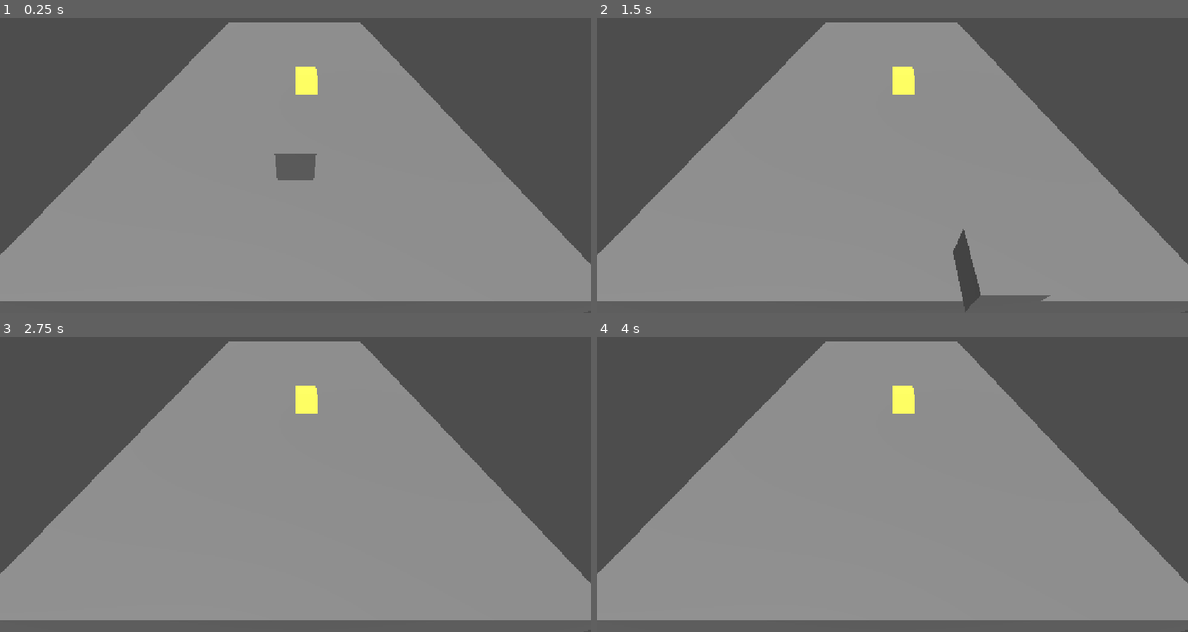
Above: before the commit, frames 1-4 (two rows, left to right).
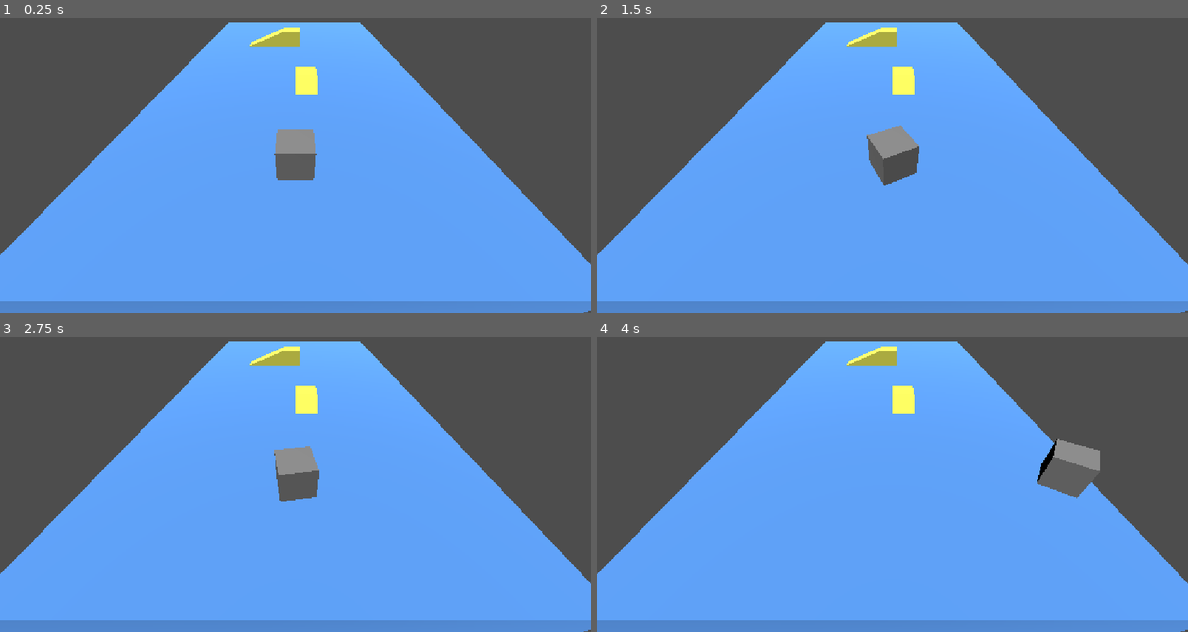
Above: after the commit, the same moments.

Repository: MauroEscalante-Hub/Linea-San-Gnomo
Game: Godot game, scene res://escena_para_pruebas.tscn
Two runs of this game, one before a commit and one after it. Both use one fixed random seed, a clock stepped at 60 frames per second and the inputs below. The project has no main scene, so this scene is started directly.
Inputs:
- Up to frame 1 (0.25 s): no input
- Up to frame 2 (1.5 s): tap Enter at 0.5 s; hold D (derecha) 0.53-1.28 s; hold S (frenar) 0.53-1.28 s; hold A (izquierda) from 1.28 s (still down); tap S (frenar) at 1.35 s
- Up to frame 3 (2.75 s): release A (izquierda) at 2.03 s; hold D (derecha) from 2.03 s (still down); hold S (frenar) from 2.03 s (still down)
- Up to frame 4 (4 s): release D (derecha) at 2.78 s; release S (frenar) at 2.78 s; hold W (avanzar) 2.78-3.53 s; tap S (frenar) at 2.85 s; hold A (izquierda) from 3.53 s (still down); hold S (frenar) from 3.53 s (still down)

The runs differ from the first frame. In frame 1, 66% of the frame differs, in the area x 0-100%, y 1-100%; in frame 2, 66%; in frame 3, 66%; in frame 4, 67%.

Commit message:
se añadió el "freno de mano" y rotación
se añade la rotación para que el objeto pueda girar y seguir en la plataforma

Diff:
--- a/escena_para_pruebas.tscn
+++ b/escena_para_pruebas.tscn
@@ -2,7 +2,13 @@
 
 [ext_resource type="PackedScene" uid="uid://bt4rtt2o18nfc" path="res://escenas/jugador/jugador.tscn" id="1_r8nmx"]
 
+[sub_resource type="StandardMaterial3D" id="StandardMaterial3D_r8nmx"]
+albedo_color = Color(0.36862746, 0.64705884, 1, 1)
+
 [sub_resource type="StandardMaterial3D" id="StandardMaterial3D_u5bk5"]
+albedo_color = Color(1, 1, 0.3764706, 1)
+
+[sub_resource type="StandardMaterial3D" id="StandardMaterial3D_kddjp"]
 albedo_color = Color(1, 1, 0.3764706, 1)
 
 [node name="main" type="Node3D" unique_id=431489424]
@@ -13,11 +19,17 @@
 [node name="CSGBox3D" type="CSGBox3D" parent="CSGCombiner3D" unique_id=368054404]
 transform = Transform3D(1, 0, 0, 0, 1, 0, 0, 0, 1, -0.08911133, 0, -7.480591)
 size = Vector3(12, 1, 21.406)
+material = SubResource("StandardMaterial3D_r8nmx")
 
 [node name="CSGPolygon3D" type="CSGPolygon3D" parent="CSGCombiner3D" unique_id=2019843601]
 transform = Transform3D(-4.371139e-08, 0, -1, 0, 1, 0, 1, 0, -4.371139e-08, 0, 0, -6.3714476)
 polygon = PackedVector2Array(0, 0, 0, 1, 1, 1, 2.7996883, 0.07520962)
 material = SubResource("StandardMaterial3D_u5bk5")
+
+[node name="CSGPolygon3D2" type="CSGPolygon3D" parent="CSGCombiner3D" unique_id=2032539734]
+transform = Transform3D(1, 0, 0, 0, 1, 0, 0, 0, 1, -0.7233753, 0.41569328, -11.147505)
+polygon = PackedVector2Array(-2.7342029, -0.044368744, 0, 1, 1, 1, 1, 0)
+material = SubResource("StandardMaterial3D_kddjp")
 
 [node name="CharacterBody3D" parent="." unique_id=1974979566 instance=ExtResource("1_r8nmx")]
 transform = Transform3D(1, 0, 0, 0, 1, 0, 0, 0, 1, 0, 1, 0)
--- a/escenas/jugador/jugador.gd
+++ b/escenas/jugador/jugador.gd
@@ -2,17 +2,37 @@
 
 
 @export var SPEED = 5.0
-
+@export var ACELERACION = 20.0
+@export var FRENO = 10.0  # más bajo = frenada más larga/gradual
+@export var Giro = 2.0
 
 func _physics_process(delta):
 	# Add the gravity.
 	if not is_on_floor():
 		velocity += get_gravity() * delta
 
+# Rotación del "auto" con izquierda/derecha.
+	if Input.is_action_pressed("izquierda"):
+		rotate_y(Giro * delta)
+	if Input.is_action_pressed("derecha"):
+		rotate_y(-Giro * delta)
+
+	# Si está apretando "frenar", decelera gradualmente hasta 0 y no procesa más movimiento.
+	if Input.is_action_pressed("frenar"):
+		velocity.x = move_toward(velocity.x, 0, FRENO * delta)
+		velocity.z = move_toward(velocity.z, 0, FRENO * delta)
+		move_and_slide()
+		return
+
+	# Ahora el movimiento es solo "avanzar" en la dirección hacia donde mira el auto.
+	var avanzando := Input.is_action_pressed("avanzar")
+	var direction := Vector3.ZERO
+	if avanzando:
+		direction = -transform.basis.z
+
 	# Get the input direction and handle the movement/deceleration.
 	# As good practice, you should replace UI actions with custom gameplay actions.
-	var input_dir = Input.get_vector("izquierda", "derecha", "avanzar", "frenar")
-	var direction = (transform.basis * Vector3(input_dir.x, 0, input_dir.y)).normalized()
+
 	if direction:
 		velocity.x = direction.x * SPEED
 		velocity.z = direction.z * SPEED
